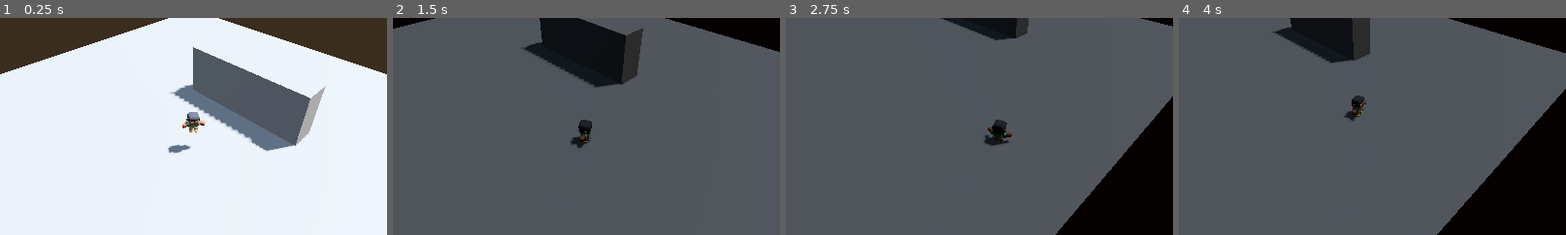
Above: before the commit, frames 1-4 (left to right).
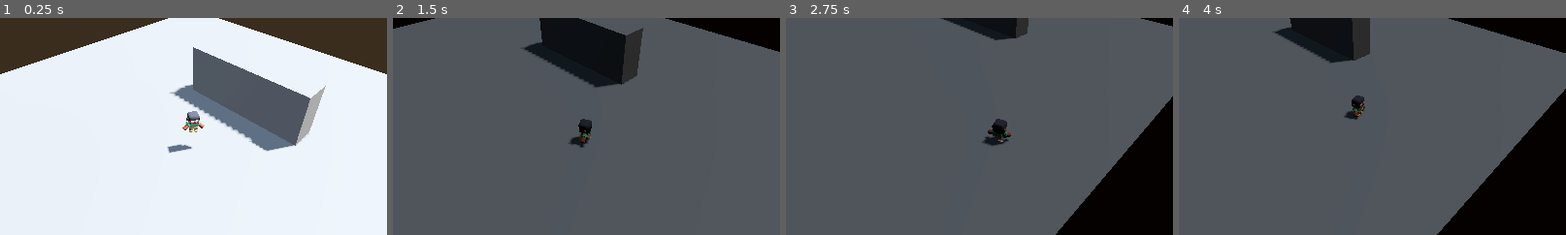
Above: after the commit, the same moments.

Repository: BHznJNs/teskov-game
Game: Godot game, scene res://scenes/main.tscn
Same seed, same stepped clock (60 frames per second), same inputs: the game is played once before the commit and once after it.
Inputs (mouse positions are % of the whole screen's width and height, from its top left):
- Up to frame 1 (0.25 s): no input
- Up to frame 2 (1.5 s): move the mouse to (72, 45) at 0.52 s; hold D (move_right) 0.53-1.28 s; move the mouse to (30, 55) at 1.27 s; hold S (move_backward) from 1.28 s (still down)
- Up to frame 3 (2.75 s): move the mouse to (60, 28) at 2.02 s; release S (move_backward) at 2.03 s; hold D (move_right) from 2.03 s (still down)
- Up to frame 4 (4 s): move the mouse to (45, 70) at 2.77 s; release D (move_right) at 2.78 s; hold W (move_forward) 2.78-3.53 s; move the mouse to (80, 65) at 3.52 s; hold A (move_left) from 3.53 s (still down)
The pictures show only the part of the screen within x 25-75%, y 25-75%; the shares and areas given below are measured in that part.

The runs differ from the first frame. In frame 1, 0.2% of the frame differs, in the area x 43-54%, y 42-63%; in frame 2, 0.1%; in frame 3, 0.1%; in frame 4, less than 0.1%.

Commit message:
character animation

Diff:
--- a/scenes/main.tscn
+++ b/scenes/main.tscn
@@ -1,9 +1,8 @@
-[gd_scene load_steps=18 format=3 uid="uid://chk3w4jx27ikr"]
+[gd_scene load_steps=17 format=3 uid="uid://chk3w4jx27ikr"]
 
 [ext_resource type="PackedScene" uid="uid://54g7uoqeb32p" path="res://scenes/player.tscn" id="1"]
 [ext_resource type="Script" uid="uid://5b61u1x33k1t" path="res://scripts/camera_controller.gd" id="2"]
 [ext_resource type="Script" uid="uid://bpmlw36nd4np4" path="res://scripts/fov_manager.gd" id="3"]
-[ext_resource type="PackedScene" uid="uid://cci7gnrwhq3m5" path="res://assets/models/characters/character-male-a.glb" id="3_tefeu"]
 [ext_resource type="Shader" uid="uid://dro2hqbtuijuo" path="res://shaders/fov_overlay.gdshader" id="4"]
 [ext_resource type="Script" uid="uid://hcm4ocsm4jrr" path="res://scripts/fov_visible_object.gd" id="5"]
 
@@ -85,9 +84,6 @@
 [node name="Player" parent="." instance=ExtResource("1")]
 transform = Transform3D(1, 0, 0, 0, 1, 0, 0, 0, 1, 0, 1, 0)
 
-[node name="character-male-a" parent="Player" instance=ExtResource("3_tefeu")]
-transform = Transform3D(-1, 0, -8.742278e-08, 0, 1, 0, 8.742278e-08, 0, -1, 0, 0, 0)
-
 [node name="CameraController" type="Node3D" parent="." node_paths=PackedStringArray("target")]
 script = ExtResource("2")
 target = NodePath("../Player")
--- a/scenes/player.tscn
+++ b/scenes/player.tscn
@@ -1,20 +1,25 @@
 [gd_scene load_steps=4 format=3 uid="uid://54g7uoqeb32p"]
 
 [ext_resource type="Script" uid="uid://c8vbfxyxblj04" path="res://scripts/player.gd" id="1_script"]
-
-[sub_resource type="CapsuleMesh" id="CapsuleMesh_1"]
+[ext_resource type="PackedScene" uid="uid://cci7gnrwhq3m5" path="res://assets/models/characters/character-male-a.glb" id="2_g2els"]
 
 [sub_resource type="CapsuleShape3D" id="CapsuleShape_1"]
 radius = 0.2
 height = 1.0
 
-[node name="Player" type="CharacterBody3D" groups=["player"]]
+[node name="Player" type="CharacterBody3D" node_paths=PackedStringArray("animation_player") groups=["player"]]
 script = ExtResource("1_script")
-
-[node name="MeshInstance3D" type="MeshInstance3D" parent="."]
-visible = false
-mesh = SubResource("CapsuleMesh_1")
+animation_player = NodePath("character-male-a/AnimationPlayer")
 
 [node name="CollisionShape3D" type="CollisionShape3D" parent="." groups=["player"]]
 transform = Transform3D(1, 0, 0, 0, 1, 0, 0, 0, 1, 0, 0.5, 0)
 shape = SubResource("CapsuleShape_1")
+
+[node name="character-male-a" parent="." instance=ExtResource("2_g2els")]
+transform = Transform3D(-1, 0, -8.742278e-08, 0, 1, 0, 8.742278e-08, 0, -1, 0, 0, 0)
+
+[node name="Skeleton3D" parent="character-male-a/character-male-a" index="0"]
+bones/4/rotation = Quaternion(0, 0, -0.3826835, 0.92387956)
+bones/5/rotation = Quaternion(0, 0, 0.3826835, 0.92387956)
+
+[editable path="character-male-a"]
--- a/scripts/player.gd
+++ b/scripts/player.gd
@@ -18,9 +18,28 @@
 # 存储当前瞄准的世界坐标位置
 var target_look_at: Vector3 = Vector3.ZERO
 
+@export var animation_player: AnimationPlayer
+
 func _physics_process(delta: float) -> void:
 	handle_movement(delta)
 	handle_rotation(delta)
+	handle_animation()
+
+## 处理动画状态
+func handle_animation() -> void:
+	if not animation_player:
+		return
+
+	# 根据移动速度决定播放哪个动画
+	# 使用 horizontal velocity 忽略垂直速度（如跳跃/下落）
+	var horizontal_velocity := Vector3(velocity.x, 0, velocity.z)
+
+	if horizontal_velocity.length() > 0.1:
+		if animation_player.current_animation != "walk":
+			animation_player.play("walk", 0.2) # 0.2s 混合时间，使切换更平滑
+	else:
+		if animation_player.current_animation != "idle":
+			animation_player.play("idle", 0.2)
 
 ## 处理 WASD 移动
 func handle_movement(delta: float) -> void:
